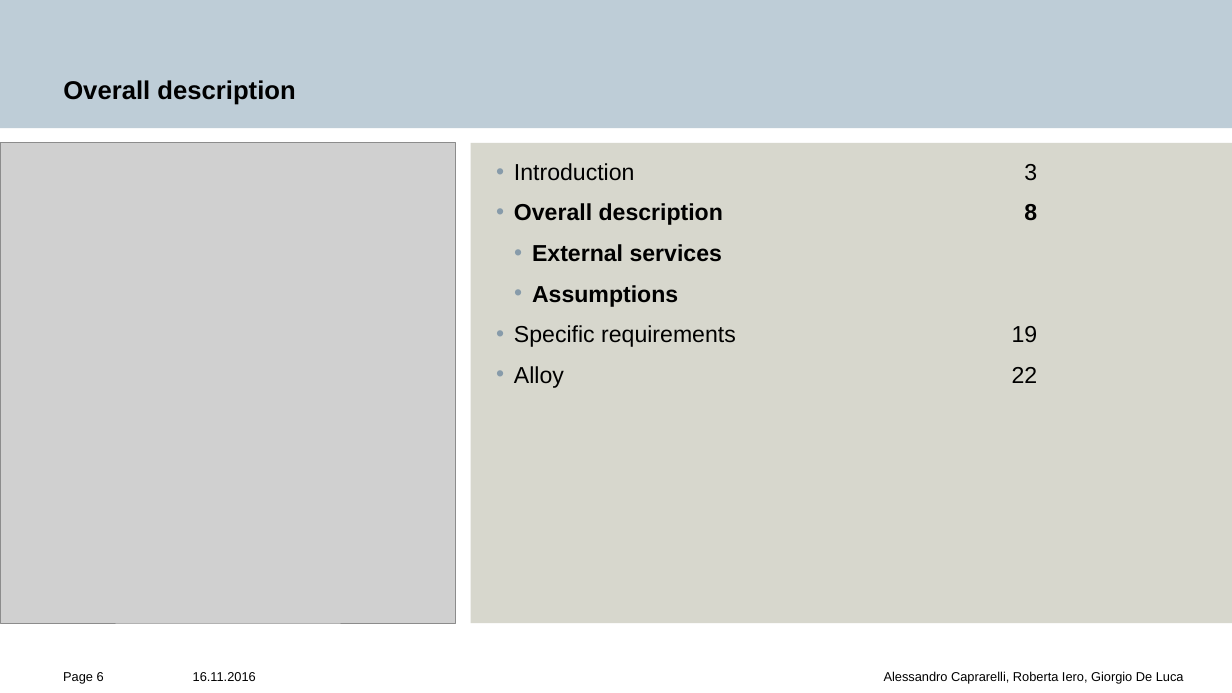
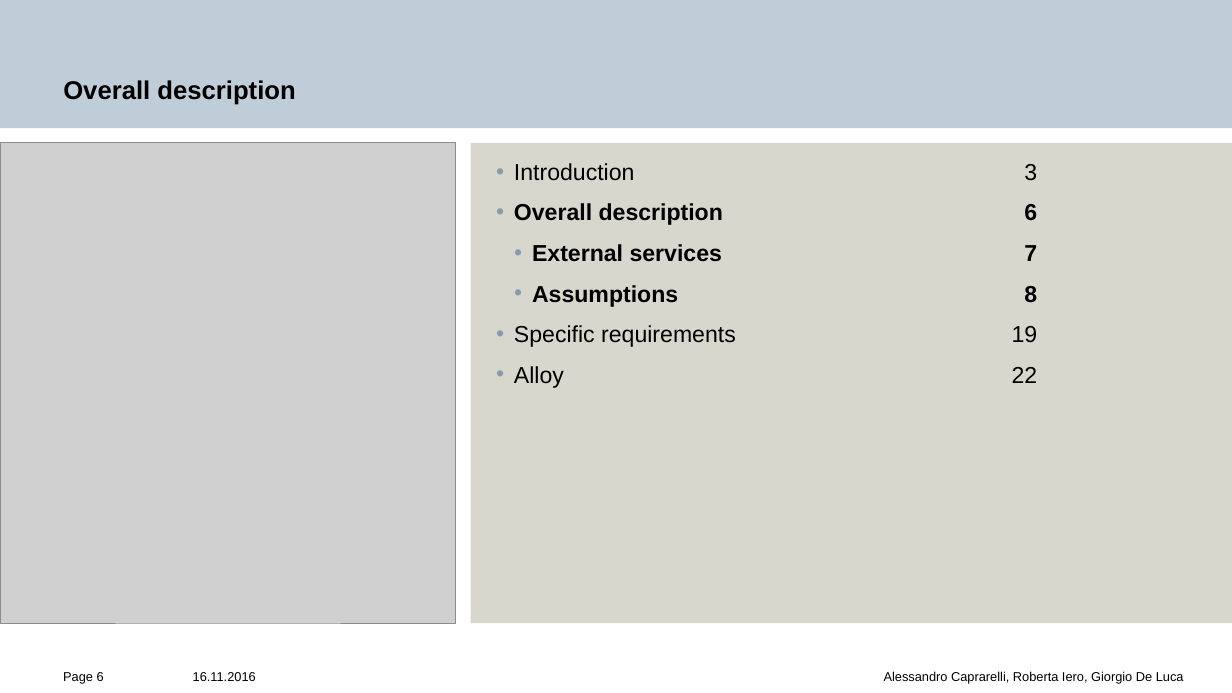
Before and after one commit to alcaprar/CIDSoftwareEngineering2, a slide deck: slide 6 of RASD/Slide.pptx. Drawn at 1232x693 pixels with LibreOffice and Linux fonts; fonts in the diff are those of the drawing; grey boxes stand for pictures; background and template pictures are left out. Boxes give left, top, right and bottom in pixels: in the first picture for what was removed or moved away, otherwise in the second. Text is boxed around its words. In the diff, an @@ line names an element or a change of style, - is before the commit and + after.

```diff
--- a/RASD/Slide.pptx
+++ b/RASD/Slide.pptx
@@ text at box(514, 203, 1037, 307): text changed @@
-  • Overall description 8
-      • External services
-      • Assumptions
+  • Overall description 6
+      • External services 7
+      • Assumptions 8
```
Also in this commit, not shown: 4 other slides changed.
